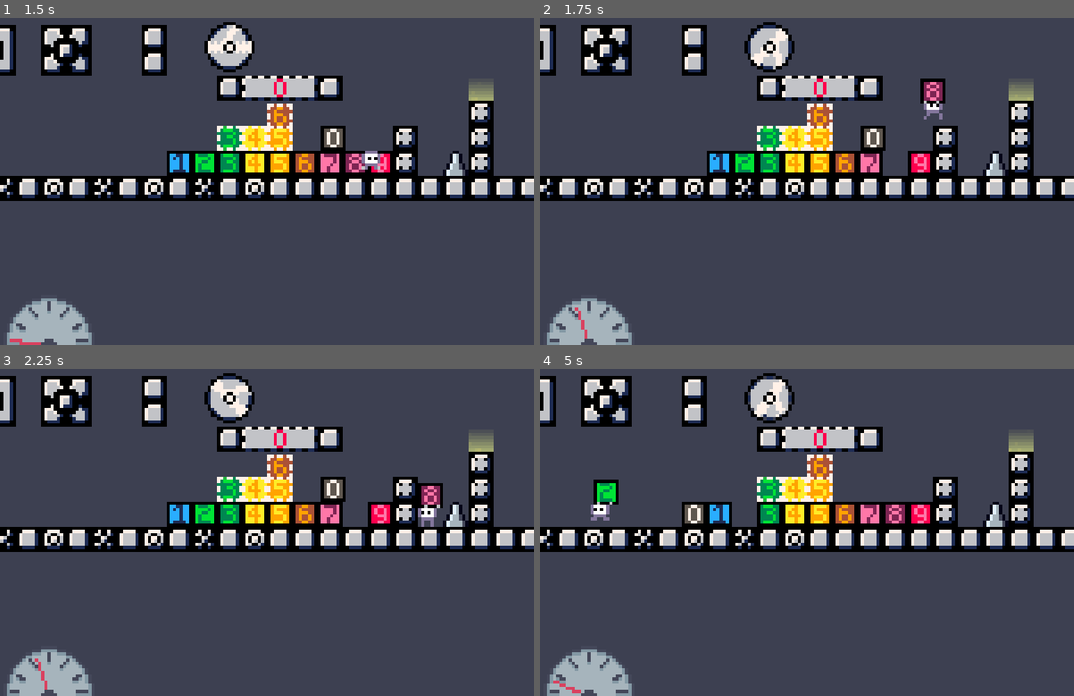
Above: before the commit, frames 1-4 (two rows, left to right).
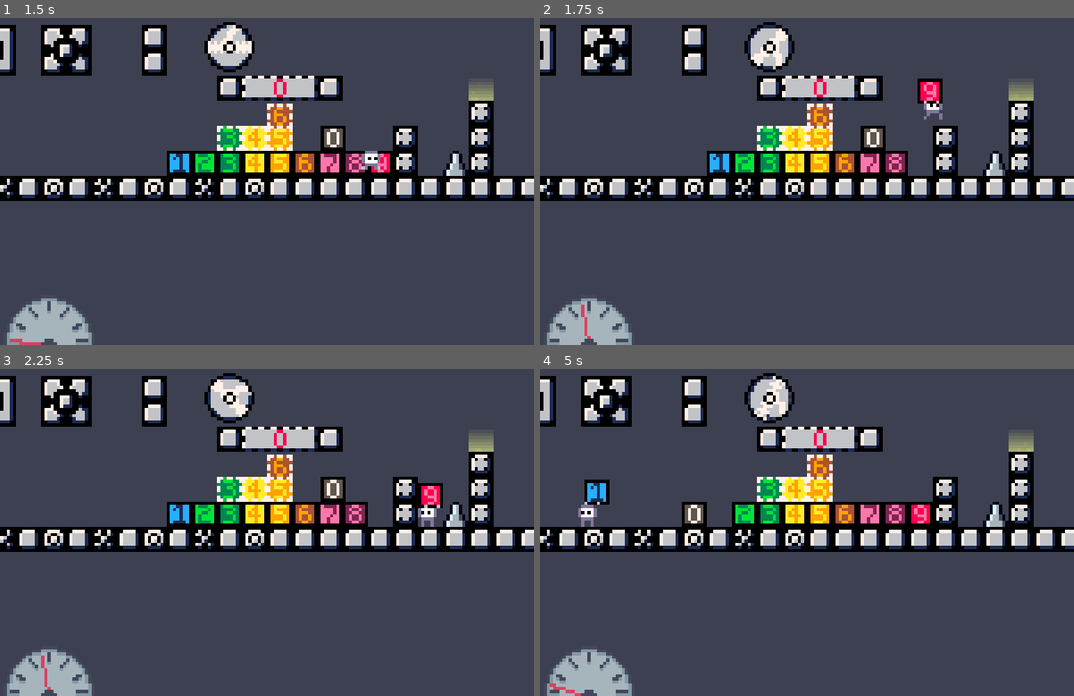
Above: after the commit, the same moments.

Repository: frznc/This-Weigh-Up
Game: Godot game, scene res://scenes/levels/l1.tscn
Two runs of this game, one before a commit and one after it. Both use one fixed random seed, a clock stepped at 60 frames per second and the inputs below.
Inputs:
- Up to frame 1 (1.5 s): hold D (right) from 0.53 s (still down); tap E (pickup) at 0.6 s; tap Space (jump) at 0.77 s; tap Q (drop) at 1.35 s
- Up to frame 2 (1.75 s): keep holding D (right); tap Space (jump) at 1.52 s; tap E (pickup) at 1.55 s
- Up to frame 3 (2.25 s): release D (right) at 2.03 s; hold A (left) from 2.03 s (still down); tap E (pickup) at 2.1 s
- Up to frame 4 (5 s): release A (left) at 2.78 s; hold D (right) 2.78-4.28 s; tap E (pickup) at 2.85, 3.8, 4.35 s; tap Space (jump) at 3.02, 3.77, 4.52 s; tap Q (drop) at 3.6 s; hold A (left) from 4.28 s (still down)

Frame 1 is identical in both runs. In frame 2, 1.1% of the frame differs, in the area x 6-76%, y 18-99%; in frame 3, 1.0%; in frame 4, 1.7%, in the area x 1-48%, y 2-100%.

Commit message:
weight priority change

Diff:
--- a/scenes/objects/weight.tscn
+++ b/scenes/objects/weight.tscn
@@ -1,7 +1,8 @@
-[gd_scene load_steps=5 format=3 uid="uid://sn5tb4jk80ee"]
+[gd_scene load_steps=6 format=3 uid="uid://sn5tb4jk80ee"]
 
 [ext_resource type="Script" path="res://scripts/weight.gd" id="1_3ahfn"]
 [ext_resource type="SpriteFrames" uid="uid://chthrt50ci2b0" path="res://textures/weight_spriteframes.tres" id="2_n5lvn"]
+[ext_resource type="AudioStream" uid="uid://bmbnme8vwmigw" path="res://sounds/pickup.wav" id="3_n1cuv"]
 
 [sub_resource type="RectangleShape2D" id="RectangleShape2D_8j480"]
 size = Vector2(12, 12.8)
@@ -31,5 +32,9 @@
 position = Vector2(0, 3.57628e-07)
 shape = SubResource("RectangleShape2D_rerl6")
 
+[node name="pickup" type="AudioStreamPlayer2D" parent="."]
+stream = ExtResource("3_n1cuv")
+pitch_scale = 0.58
+
 [connection signal="body_entered" from="Area2D" to="." method="_on_area_2d_body_entered"]
 [connection signal="body_exited" from="Area2D" to="." method="_on_area_2d_body_exited"]
--- a/scripts/player.gd
+++ b/scripts/player.gd
@@ -150,15 +150,15 @@
 	if Global.held_weights != []:
 		hands.frame = 0
 		hands.global_position = hands.global_position.lerp(global_position + Vector2(0,Global.heaviness),delta * 30)
-		match sprite.flip_h:
+		match sprite.flip_h: # position based on player orientation
 			true:hands.global_position = hands.global_position.lerp(global_position + Vector2(3,Global.heaviness),delta * 30)
 			false:hands.global_position = hands.global_position.lerp(global_position + Vector2(1,Global.heaviness),delta * 30)
 	else:
 		hands.frame = 1
-		match sprite.flip_h:
+		match sprite.flip_h: # position based on player orientation
 			true:hands.global_position = hands.global_position.lerp(global_position + Vector2(0,6),delta*80)
 			false:hands.global_position = hands.global_position.lerp(global_position + Vector2(1,6),delta*80)
-		if sprite.frame == 1:
+		if sprite.frame == 1: # if player is in the hoppy part of walk anim, move arms up a pixel
 			hands.global_position = hands.global_position + Vector2(0,-1)
 
 
--- a/scripts/weight.gd
+++ b/scripts/weight.gd
@@ -18,10 +18,11 @@
 func _physics_process(delta: float) -> void:
 	# Player has picked up the weight, add it to them
 	if (Input.is_action_just_pressed("pickup")) and player_inside and Global.can_move:
-		if Global.nearby_weights.back() == name:
+		if Global.nearby_weights.front() == name:
 			Global.held_weights.push_back(weight_value) # Add weight to global array
 			player.update_weight() # update the player's weight value
 			player.add_to_weightstack(weight_value) # Add to the 'weight stack'
+			$pickup.play()
 			queue_free()
 
 
Not shown, added: sounds/pickup.wav.import
Not shown, changed: sounds/break.wav
Not shown, added: sounds/pickup.wav
